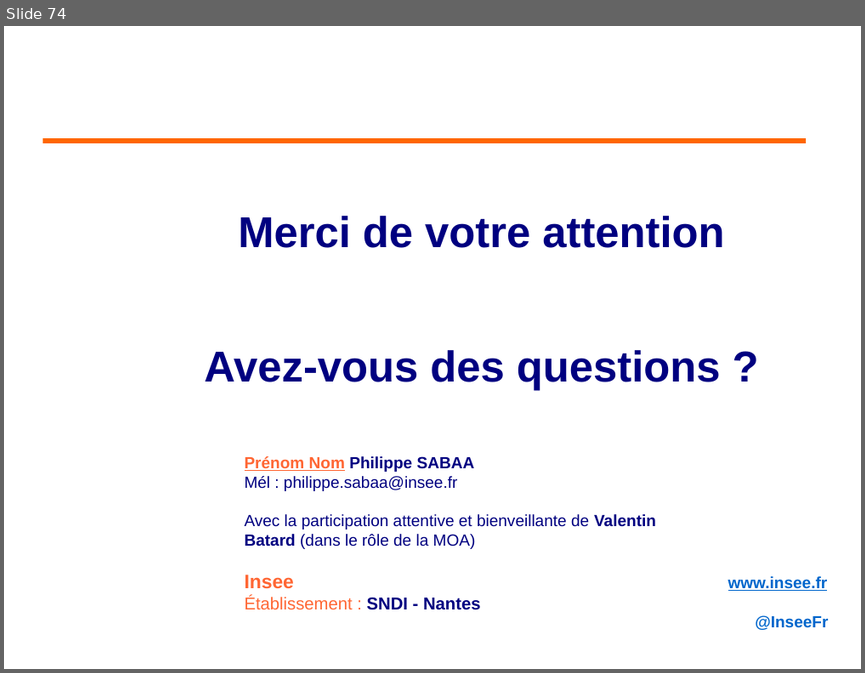
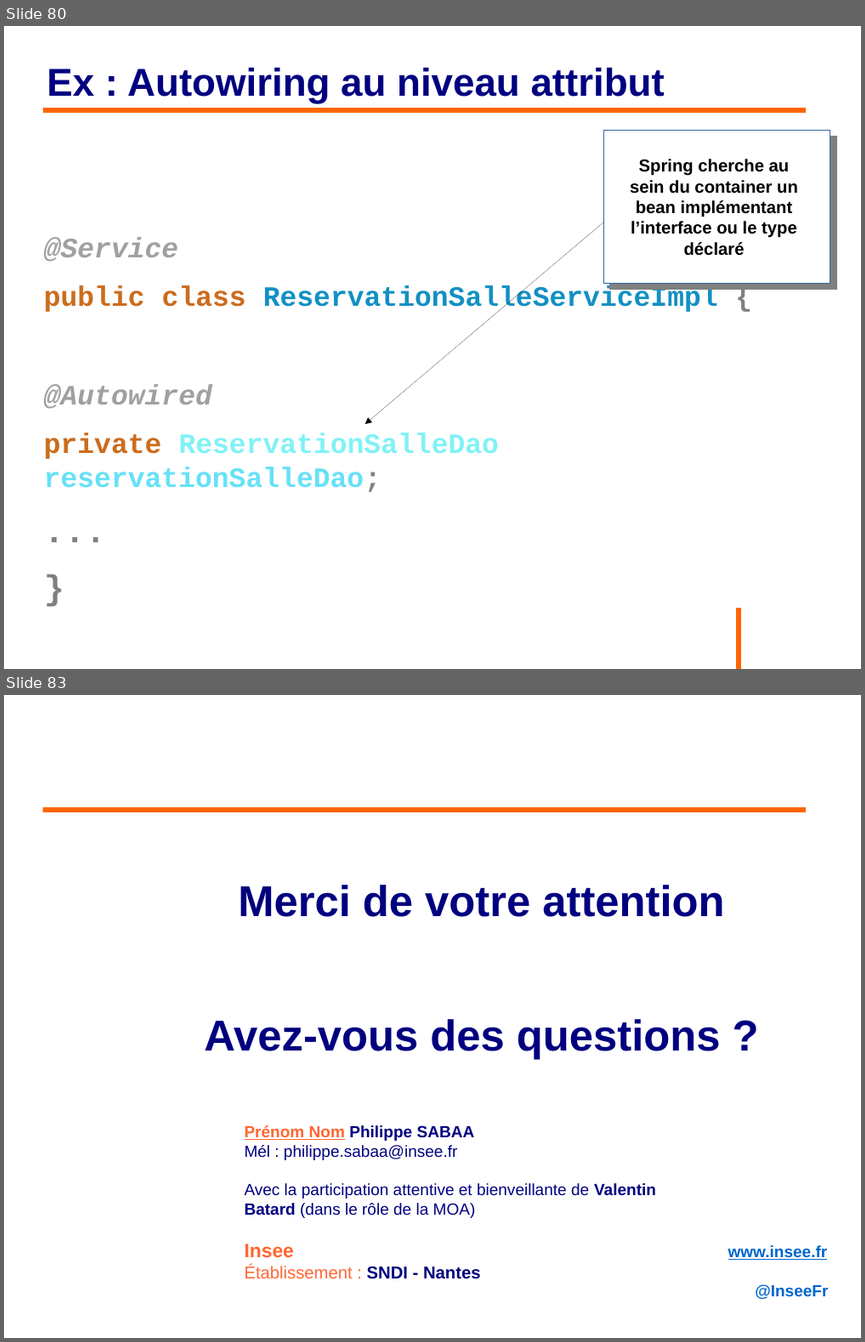
Before and after one commit to philphils/formation-spring, a slide deck: Documentation/diapo_formation_spring.odp. Shown one above the other, each under a label of ours: slide 74 before the commit, slides 80 and 83 after it; the slides between them are not shown. The pictures are 865x673 and 865x1342 pixels, drawn with LibreOffice and Linux fonts; fonts in the diff are those of the drawing; background and template pictures are left out. Boxes give left, top, right and bottom in pixels: in the first picture for what was removed or moved away, otherwise in the second. Text is boxed around its words. In the diff, an @@ line names an element or a change of style, - is before the commit and + after.

```diff
--- a/Documentation/diapo_formation_spring.odp
+++ b/Documentation/diapo_formation_spring.odp
@@ slide 80 added at [4,26,861,669], background #FFFFFF @@
@@ title added at [46,68,664,104], 36 pt, text #000080, bold @@
+Ex : Autowiring au niveau attribut
@@ line added from (43, 110) to (806, 110), #FF6600 4.54 pt @@
@@ rectangle added at [604,131,830,284], fill #FFFFFF, outline #3465A4 0 pt @@
@@ text added at [630,159,798,256], 16 pt, text #000000, bold @@
+Spring cherche au sein du container un bean implémentant l’interface ou le type déclaré
@@ arrow added from (604, 222) to (365, 424), #000000 0 pt @@
@@ text added at [44,237,718,492], 26 pt, text #1290C3, bold @@
+@Service
+public class ReservationSalleServiceImpl {
+@Autowired
+private ReservationSalleDao reservationSalleDao;
+...
+}
@@ line added from (738, 607) to (738, 669), #FF6600 4.54 pt @@
@@ what was slide 74 is now slide 83 @@
```
Also in this commit, not shown: 1 slide changed, 9 other slides added, 1 slide removed.
